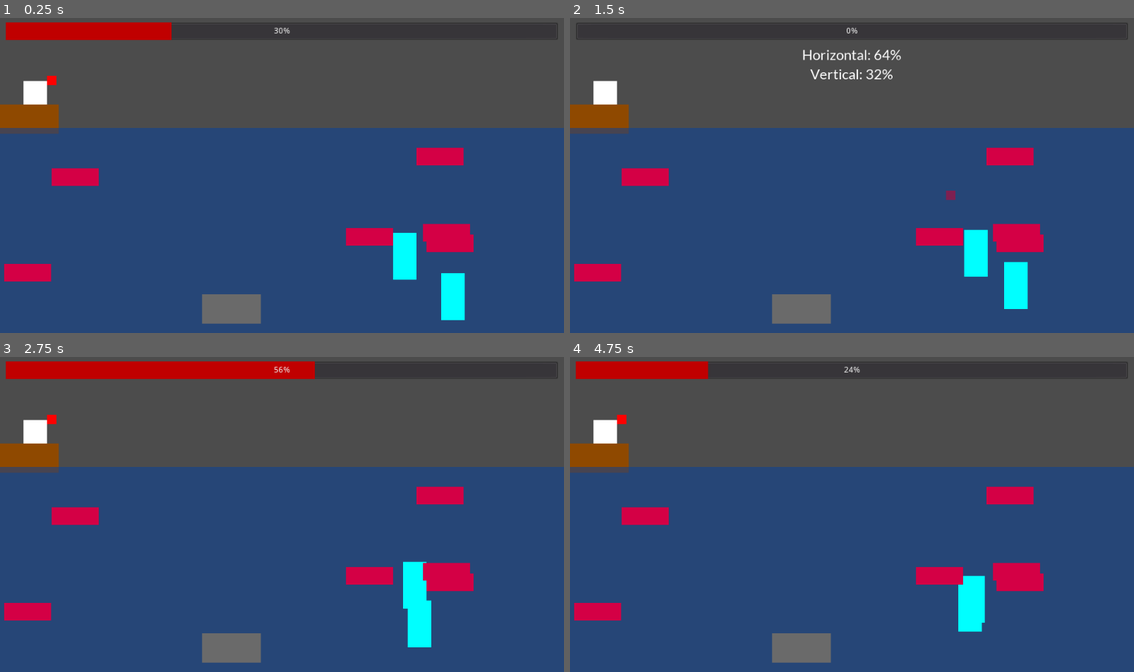
Above: before the commit, frames 1-4 (two rows, left to right).
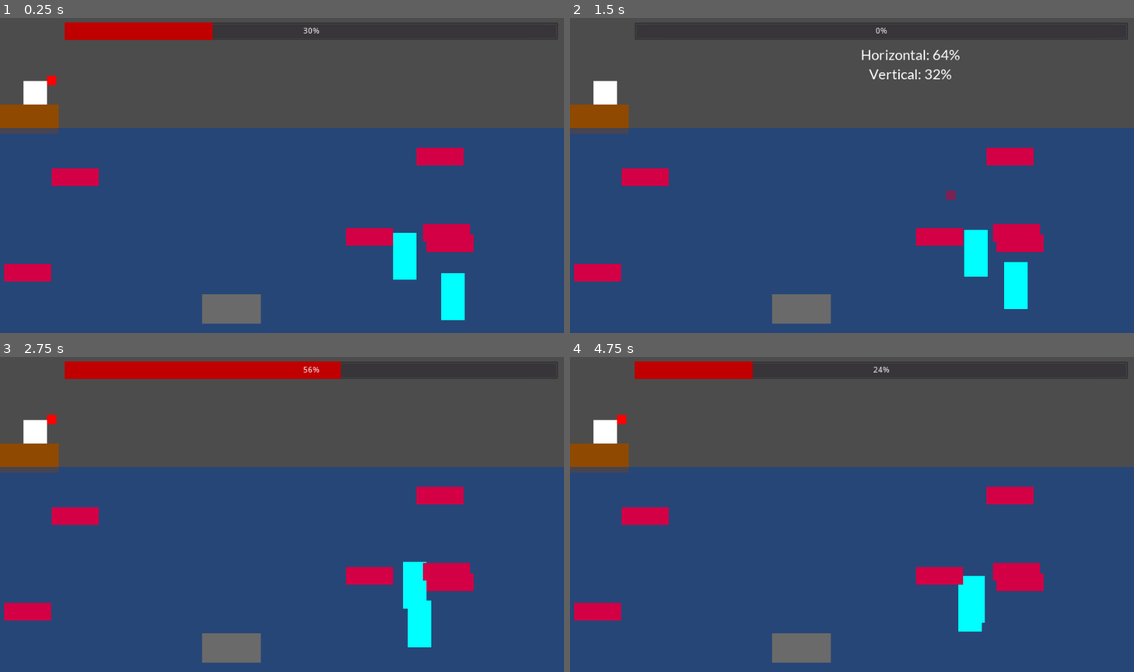
Above: after the commit, the same moments.

Repository: deengames-prototypes/frontier-planet
Game: Godot game, scene res://Scenes/Fishing.tscn
Two runs of this game, one before a commit and one after it. Both use one fixed random seed, a clock stepped at 60 frames per second and the inputs below. This scene is started directly instead of the project's main scene.
Inputs:
- Up to frame 1 (0.25 s): no input
- Up to frame 2 (1.5 s): tap Enter (ui_accept) at 0.5, 0.77 s; hold Right (ui_right) 0.53-1.28 s; hold Down (ui_down) from 1.28 s (still down)
- Up to frame 3 (2.75 s): tap Enter (ui_accept) at 1.52 s; release Down (ui_down) at 2.03 s; hold Right (ui_right) from 2.03 s (still down)
- Up to frame 4 (4.75 s): release Right (ui_right) at 2.78 s; hold Up (ui_up) 2.78-3.53 s; tap Enter (ui_accept) at 3.02, 3.77, 4.52 s; hold Left (ui_left) from 3.53 s (still down)

The runs differ from the first frame. In frame 1, 1.1% of the frame differs, in the area x 1-57%, y 1-8%; in frame 2, 0.8%; in frame 3, 0.9%; in frame 4, 1.1%.

Commit message:
Fishing mini-game. Memory mechanics. Makes sense.

Diff:
--- a/prototype/Scenes/Fishing.gd
+++ b/prototype/Scenes/Fishing.gd
@@ -1,6 +1,7 @@
 extends Node2D
 
 const Catfish = preload("res://Entities/Fishing/Catfish.tscn")
+const FishTileGame = preload("res://UI/FishTileGame.tscn")
 const Jellyfish = preload("res://Entities/Fishing/Jellyfish.tscn")
 const Sockeye = preload("res://Entities/Fishing/Sockeye.tscn")
 
@@ -9,13 +10,13 @@
 var _horizontal_percent = -1
 var _vertical_percent = -1
 var _increasing_value = true
+var _paused = false
 
 onready var HORIZONTAL_RANGE = int($Ocean.margin_right - $RiverBank.margin_right - $Bobber.get_child(0).margin_right)
 onready var VERTICAL_RANGE = int($Ocean.margin_bottom - $Ocean.margin_top - $Bobber.get_child(0).margin_bottom)
 onready var BOBBER_HOME = $Bobber.position
 
 func _ready():
-	$PatternGame.visible = false
 	var is_catfish = randi() % 100 <= 50
 	var num_jellyfish = 1 + (randi() % 3) # 1-3
 	var num_fish = 3 + (randi() % 5) # 3-8
@@ -53,7 +54,7 @@
 		$Ocean.add_child(sockeye)
 
 func _process(delta):
-	if $PatternGame.visible:
+	if _paused:
 		return
 
 	if _horizontal_percent == -1 or _vertical_percent == -1:
@@ -94,6 +95,16 @@
 	_vertical_percent = -1
 
 func _on_fish_hooked(fish):
-	print("Got me a " + fish.name)
-	$PatternGame.visible = true
+	_paused = true
 	_reset_bobber()
+	print("Got me a " + fish.name) # store
+	var mini_game = FishTileGame.instance()
+	mini_game.connect("game_over", self, "_catch_fish_done")
+	var color_rect = fish.get_child(0)
+	mini_game.set_fish(color_rect)
+	add_child(mini_game)
+
+func _catch_fish_done(caught_fish):
+	_paused = false
+	if caught_fish:
+		pass # inventory.add(fish)
--- a/prototype/Scenes/Fishing.tscn
+++ b/prototype/Scenes/Fishing.tscn
@@ -1,8 +1,7 @@
-[gd_scene load_steps=6 format=2]
+[gd_scene load_steps=5 format=2]
 
 [ext_resource path="res://Scenes/Fishing.gd" type="Script" id=1]
 [ext_resource path="res://DefaultFont.tres" type="DynamicFont" id=2]
-[ext_resource path="res://UI/PatternGame.tscn" type="PackedScene" id=3]
 
 [sub_resource type="RectangleShape2D" id=1]
 extents = Vector2( 8, 8 )
@@ -46,7 +45,7 @@
 
 [node name="ProgressBar" type="ProgressBar" parent="."]
 editor/display_folded = true
-margin_left = 10.0
+margin_left = 110.0
 margin_top = 10.0
 margin_right = 950.0
 margin_bottom = 40.0
@@ -59,5 +58,3 @@
 margin_bottom = 103.0
 custom_fonts/font = ExtResource( 2 )
 align = 1
-
-[node name="PatternGame" parent="." instance=ExtResource( 3 )]
--- /dev/null
+++ b/prototype/UI/FishTileGame.gd
@@ -0,0 +1,108 @@
+extends Node2D
+
+var num_arrows = 5
+signal game_over
+
+var _fish_moves = []
+var _fish_width:float
+var _fish_height:float
+var _ready = false
+
+var _answers = []
+
+func _ready():
+	for arrow in $Panel/Arrows.get_children():
+		arrow.visible = false
+
+	for arrow in $Panel/Answers.get_children():
+		arrow.visible = false
+
+	$Fish.position = Vector2($Panel.margin_right / 2, $Panel.margin_bottom / 2)
+	var directions = ["up", "right", "down", "left"]
+
+	yield(get_tree().create_timer(1), "timeout")
+
+	while len(_fish_moves) < num_arrows:
+		var direction = directions[randi() % len(directions)]
+		_fish_moves.append(direction)
+
+	# Move dem fish moves
+	var done = 0
+	while done < len(_fish_moves):
+		var next_move = _fish_moves[done]
+		var translation = _get_translation(next_move)
+		var rotation = _get_rotation(next_move)
+
+		var arrow = $Panel/Arrows.get_child(done)
+		arrow.rotation_degrees = rotation
+		arrow.visible = true
+
+		$Fish.position += translation
+		yield(get_tree().create_timer(1), "timeout")
+		done += 1
+
+	for arrow in $Panel/Arrows.get_children():
+		arrow.visible = false
+
+	_ready = true
+
+func _unhandled_key_input(event):
+	if _ready and len(_answers) < num_arrows and event.is_pressed():
+		var arrow:Sprite = $Panel/Answers.get_child(len(_answers))
+		$Panel/Arrows.get_child(len(_answers)).visible = true
+		var answer:int = event.scancode
+		if event.scancode == KEY_UP:
+			arrow.rotation_degrees = 0
+			_answers.append("up")
+		elif event.scancode == KEY_RIGHT:
+			arrow.rotation_degrees = 90
+			_answers.append("right")
+		elif event.scancode == KEY_DOWN:
+			arrow.rotation_degrees = 180
+			_answers.append("down")
+		elif event.scancode == KEY_LEFT:
+			arrow.rotation_degrees = 270
+			_answers.append("left")
+		arrow.visible = true
+
+		if len(_answers) == num_arrows:
+			var success = true
+			for i in range(num_arrows):
+				if _answers[i] != _fish_moves[i]:
+					success = false
+					break
+
+			if success:
+				$Label.text = "Caught it!"
+			else:
+				$Label.text = "It got away!"
+			$Label.visible = true
+			yield(get_tree().create_timer(2), "timeout")
+
+			emit_signal("game_over", success)
+			self.get_parent().remove_child(self)
+			self.queue_free()
+
+# called BEFORE _ready
+func set_fish(target:ColorRect):
+	var fish_color = $Fish.get_child(0)
+	fish_color.color = target.color
+	fish_color.margin_bottom = target.margin_bottom
+	fish_color.margin_right = target.margin_right
+
+	_fish_width = target.margin_right
+	_fish_height = target.margin_bottom
+	$Fish.position.x -= _fish_width / 2
+	$Fish.position.y -= _fish_height / 2
+
+func _get_rotation(move):
+	if move == "up": return 0
+	elif move == "right": return 90
+	elif move == "down": return 180
+	elif move == "left": return 270
+
+func _get_translation(move):
+	if move == "up": return Vector2(0, -_fish_height)
+	elif move == "down": return Vector2(0, _fish_height)
+	elif move == "right": return Vector2(_fish_width, 0)
+	elif move == "left": return Vector2(-_fish_width, 0)
--- /dev/null
+++ b/prototype/UI/FishTileGame.tscn
@@ -0,0 +1,106 @@
+[gd_scene load_steps=4 format=2]
+
+[ext_resource path="res://UI/FishTileGame.gd" type="Script" id=1]
+[ext_resource path="res://arrow.png" type="Texture" id=2]
+[ext_resource path="res://DefaultFont.tres" type="DynamicFont" id=3]
+
+[node name="FishTileGame" type="Node2D"]
+script = ExtResource( 1 )
+
+[node name="Panel" type="Panel" parent="."]
+margin_right = 800.0
+margin_bottom = 500.0
+
+[node name="Arrows" type="Node2D" parent="Panel"]
+modulate = Color( 0, 0.505882, 1, 1 )
+position = Vector2( 150, 40 )
+
+[node name="Arrow1" type="Sprite" parent="Panel/Arrows"]
+texture = ExtResource( 2 )
+
+[node name="Arrow2" type="Sprite" parent="Panel/Arrows"]
+position = Vector2( 60, 0 )
+texture = ExtResource( 2 )
+
+[node name="Arrow3" type="Sprite" parent="Panel/Arrows"]
+position = Vector2( 120, 0 )
+texture = ExtResource( 2 )
+
+[node name="Arrow4" type="Sprite" parent="Panel/Arrows"]
+position = Vector2( 180, 0 )
+texture = ExtResource( 2 )
+
+[node name="Arrow5" type="Sprite" parent="Panel/Arrows"]
+position = Vector2( 240, 0 )
+texture = ExtResource( 2 )
+
+[node name="Arrow6" type="Sprite" parent="Panel/Arrows"]
+position = Vector2( 300, 0 )
+texture = ExtResource( 2 )
+
+[node name="Arrow7" type="Sprite" parent="Panel/Arrows"]
+position = Vector2( 360, 0 )
+texture = ExtResource( 2 )
+
+[node name="Arrow8" type="Sprite" parent="Panel/Arrows"]
+position = Vector2( 420, 0 )
+texture = ExtResource( 2 )
+
+[node name="Arrow9" type="Sprite" parent="Panel/Arrows"]
+position = Vector2( 480, 0 )
+texture = ExtResource( 2 )
+
+[node name="Answers" type="Node2D" parent="Panel"]
+modulate = Color( 1, 0.960784, 0, 1 )
+position = Vector2( 150, 100 )
+
+[node name="Arrow1" type="Sprite" parent="Panel/Answers"]
+texture = ExtResource( 2 )
+
+[node name="Arrow2" type="Sprite" parent="Panel/Answers"]
+position = Vector2( 60, 0 )
+texture = ExtResource( 2 )
+
+[node name="Arrow3" type="Sprite" parent="Panel/Answers"]
+position = Vector2( 120, 0 )
+texture = ExtResource( 2 )
+
+[node name="Arrow4" type="Sprite" parent="Panel/Answers"]
+position = Vector2( 180, 0 )
+texture = ExtResource( 2 )
+
+[node name="Arrow5" type="Sprite" parent="Panel/Answers"]
+position = Vector2( 240, 0 )
+texture = ExtResource( 2 )
+
+[node name="Arrow6" type="Sprite" parent="Panel/Answers"]
+position = Vector2( 300, 0 )
+texture = ExtResource( 2 )
+
+[node name="Arrow7" type="Sprite" parent="Panel/Answers"]
+position = Vector2( 360, 0 )
+texture = ExtResource( 2 )
+
+[node name="Arrow8" type="Sprite" parent="Panel/Answers"]
+position = Vector2( 420, 0 )
+texture = ExtResource( 2 )
+
+[node name="Arrow9" type="Sprite" parent="Panel/Answers"]
+position = Vector2( 480, 0 )
+texture = ExtResource( 2 )
+
+[node name="Fish" type="Node2D" parent="."]
+editor/display_folded = true
+
+[node name="Color" type="ColorRect" parent="Fish"]
+margin_right = 40.0
+margin_bottom = 40.0
+
+[node name="Label" type="Label" parent="."]
+visible = false
+margin_left = 337.588
+margin_top = 143.435
+margin_right = 463.588
+margin_bottom = 173.435
+custom_fonts/font = ExtResource( 3 )
+text = "WOOHOO!"
--- a/prototype/UI/PatternGame.gd
+++ b/prototype/UI/PatternGame.gd
@@ -1,11 +1,12 @@
 extends Panel
 
-export var sequence_length = 7
+export var sequence_length = 50
 export var show_tile_delay_seconds = 0.5
 
 var _correct_sequence = []
 
 func _ready():
+	yield(get_tree().create_timer(5), 'timeout')
 	randomize()
 	self.sequence_length = sequence_length
 	while len(_correct_sequence) < sequence_length:
Binary file added: prototype/arrow.png
Not shown, added: prototype/arrow.png.import
